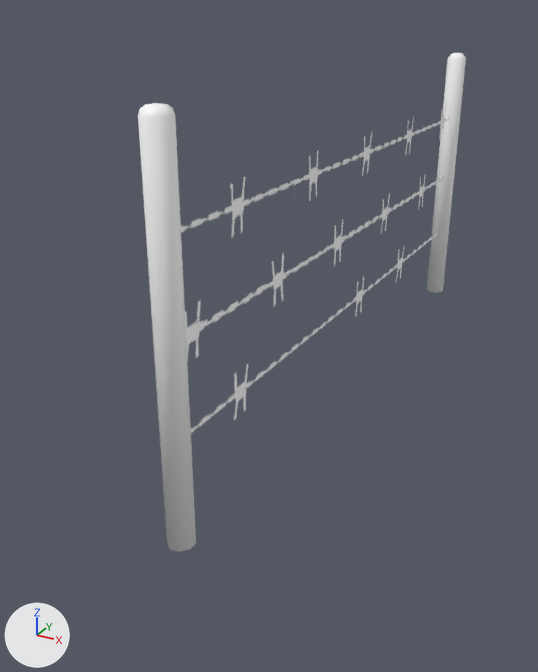
The FBX model Assets/GameAssets/Model/Environment/Barbed_wire.fbx: old version first, new version second.
Rendered twice from a 50 mm camera at (1.35, -3.33, 1.8) aimed at (-0.27, -0.38, 0.33). The axes (+X, +Y, +Z) are drawn at lower left. The lights are the same throughout. Where no turn or scale is listed for an object, it has been applied to the vertices.

In view in the first picture: 'barbedwire_stick', 'barbedwire_wire'.
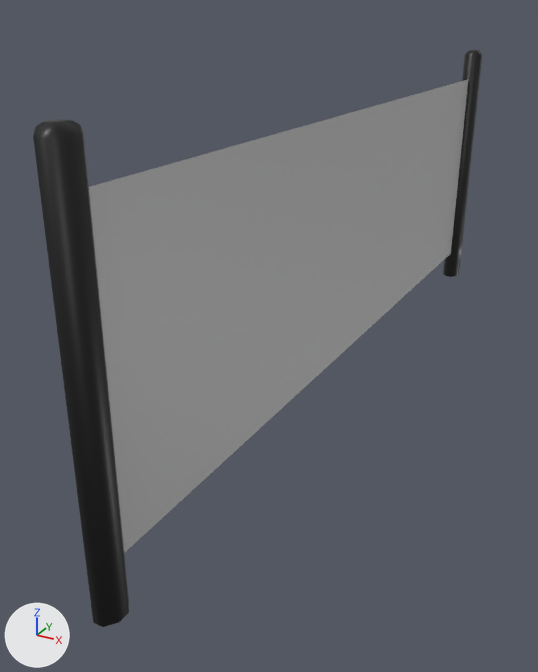
Where the change shows, as pixel boxes [x1, y1, x2, y2] in the pictures (538 x 672 px; the box of a moved part takes in the faces that stretch with it):
'barbedwire_wire', recoloured, reshaped: before [181, 105, 449, 433]; after [89, 79, 469, 553]
'barbedwire_stick', reshaped (37% wider, 16% taller): before [138, 53, 466, 552]; after [33, 50, 482, 627]
part 1 of me_mesh, moved or reshaped: before [138, 103, 196, 552]; after [33, 119, 129, 627]
part 2 of me_mesh, moved or reshaped: before [427, 53, 466, 293]; after [443, 50, 482, 277]

The change, as a diff of the scene's bpy script:
```diff
--- a/Assets/GameAssets/Model/Environment/Barbed_wire.fbx.py
+++ b/Assets/GameAssets/Model/Environment/Barbed_wire.fbx.py
@@ img_barbedwireplane_material_opacity_png @@
+img_barbedwireplane_material_opacity_png = load_image('barbedwireplane_Material_Opacity.png', 'barbedwireplane_Material_Opacity.png', 1024, 1024, 'sRGB')
@@ mat_wire_texture @@
+mat_wire_texture = principled_material('Wire_texture')
+mat_wire_texture.base_color = (0.5, 0.5, 0.5)  # grey #bcbcbc
@@ mat_mat1 @@
+mat_mat1 = principled_material('Mat1')
+mat_mat1.texture = img_barbedwireplane_material_opacity_png
+mat_mat1.roughness = 0.434
@@ me_mesh @@
 me_mesh.from_pydata(...)  # 48 vertices, 36 faces; spans x -0.05..0.05, y -1.59..1.59, z 0.0..1.55
 # used by ob_barbedwire_stick; location = (0.0, 0.0, 0.0)
-me_mesh.materials.append(mat_white)  # white #ffffff
+# me_mesh part 1: the loose piece of 24 vertices spanning x -0.05..0.05, y -1.59..-1.49, z 0.0..1.55 is scaled about the mesh origin by (1, 1.26, 1), in mat_mat1 (picture img_barbedwireplane_material_opacity_png)
+# me_mesh part 2: the loose piece of 24 vertices spanning x -0.05..0.05, y 1.49..1.59, z 0.0..1.55 is scaled about the mesh origin by (1, 1.26, 1), in mat_mat1 (picture img_barbedwireplane_material_opacity_png)
+me_mesh.materials.append(mat_mat1)  # picture img_barbedwireplane_material_opacity_png
@@ me_mesh_001 @@
 me_mesh_001.from_pydata(...)  # 4 vertices, 1 face; spans x 0.0, y -1.5..1.5, z 0.18..1.38
 # used by ob_barbedwire_wire; location = (0.0, 0.0, 0.0)
-me_mesh_001.vertices[0].co = (0.0, -1.5, 1.38)
-me_mesh_001.vertices[1].co = (0.0, -1.5, 0.18)
-me_mesh_001.vertices[2].co = (0.0, 1.5, 1.38)  # pixel (452, 83)
-me_mesh_001.vertices[3].co = (0.0, 1.5, 0.18)  # pixel (435, 267)
-me_mesh_001.materials.append(mat_barbedwire1)  # picture img_barbedwireplane_material_albedo_png
+# me_mesh_001 part 3
+me_mesh_001.vertices[0].co = (0.0, -2.0, 1.38)  # pixel (46, 198)
+me_mesh_001.vertices[1].co = (0.0, -2.0, 0.18)  # pixel (93, 581)
+me_mesh_001.vertices[2].co = (0.0, 2.0, 1.38)
+me_mesh_001.vertices[3].co = (0.0, 2.0, 0.18)
+me_mesh_001.materials.append(mat_wire_texture)  # grey #bcbcbc
```
